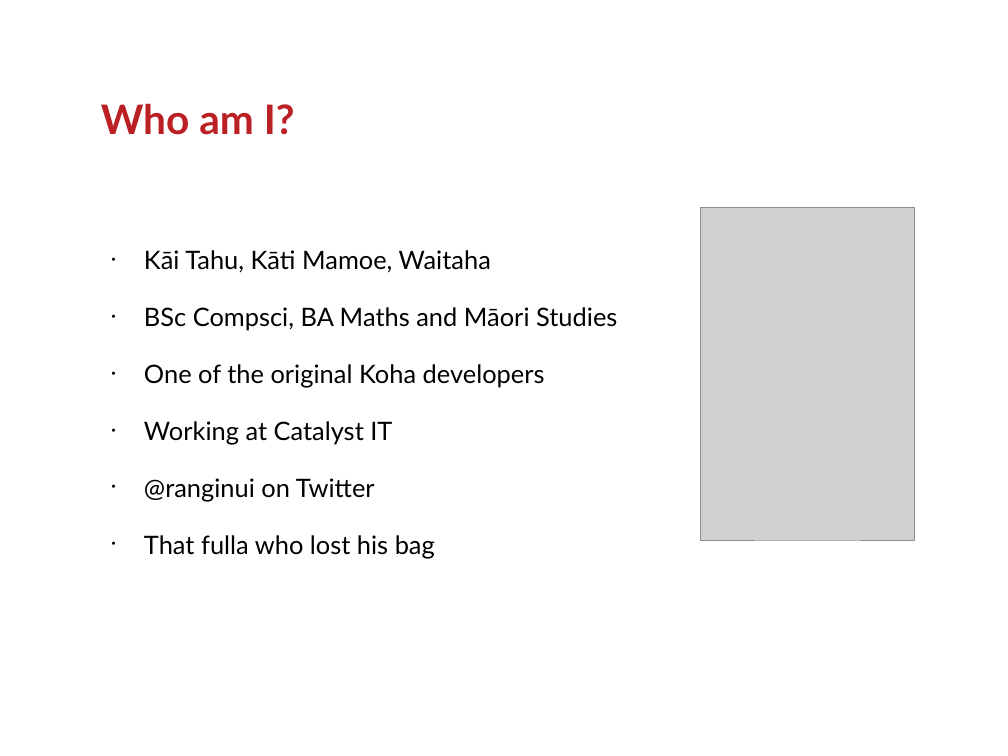
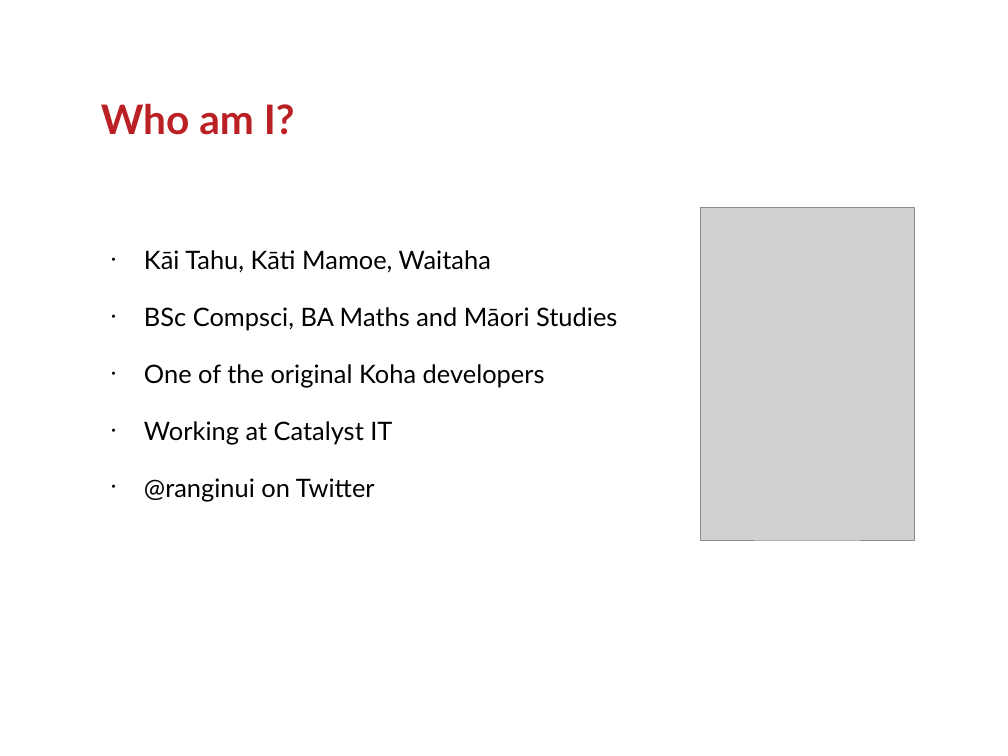
Before and after one commit to ranginui/presentation, a slide deck: slide 2 of iitp_2016/he_aha_te_mea_nui.odp. Drawn at 1008x756 pixels with LibreOffice and Linux fonts; fonts in the diff are those of the drawing; grey boxes stand for pictures; background and template pictures are left out. Boxes give left, top, right and bottom in pixels: in the first picture for what was removed or moved away, otherwise in the second. Text is boxed around its words. In the diff, an @@ line names an element or a change of style, - is before the commit and + after.

```diff
--- a/iitp_2016/he_aha_te_mea_nui.odp
+++ b/iitp_2016/he_aha_te_mea_nui.odp
@@ text at [144, 535, 435, 559]: paragraph removed @@
-• That fulla who lost his bag
```
Also in this commit, not shown: 1 other slide changed, 1 slide added, 1 slide removed, 1 other file.
